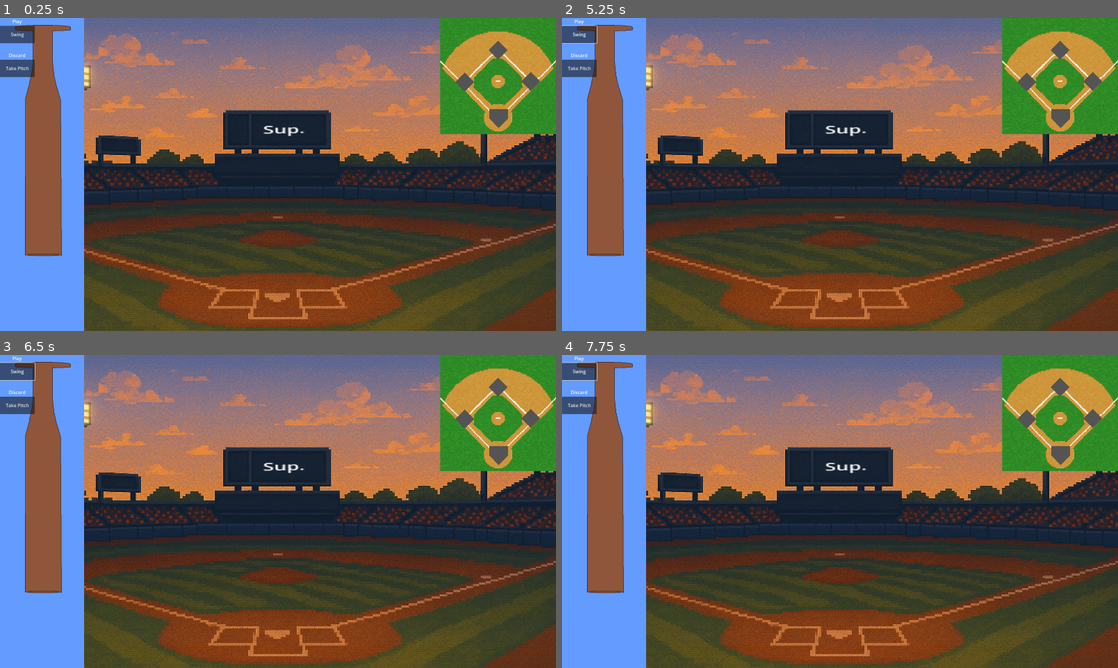
Above: before the commit, frames 1-4 (two rows, left to right).
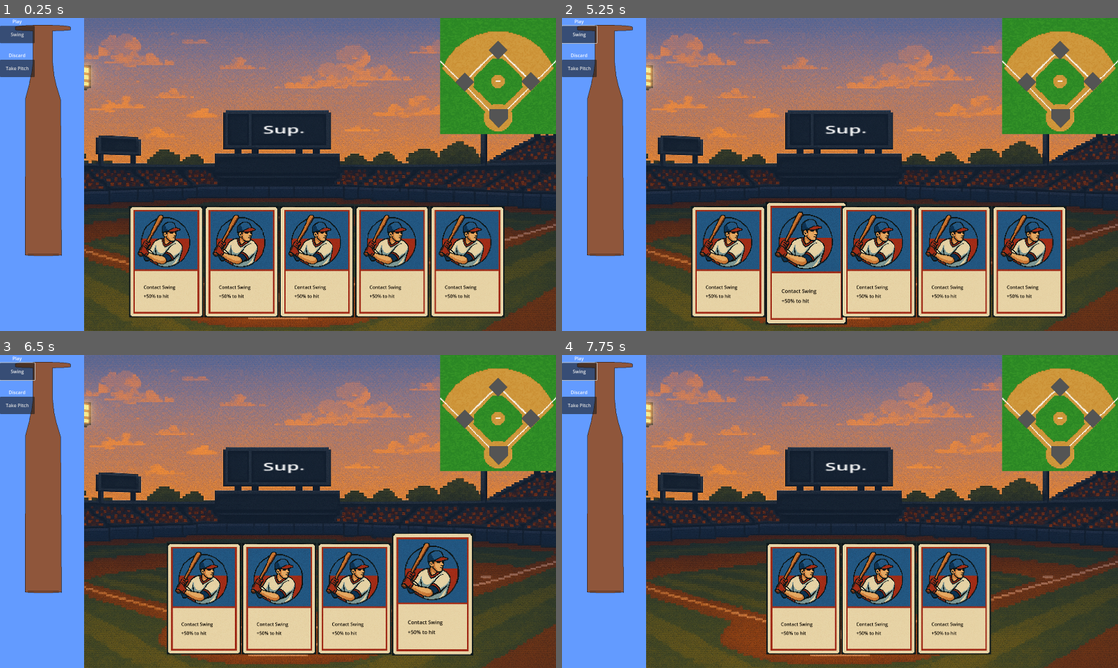
Above: after the commit, the same moments.

Repository: cubsr/batro
Game: Godot game, scene res://Main.tscn
The game is run twice, just before and just after one commit, with the same random seed, the same clock (stepped at 60 frames per second) and the same inputs.
Inputs (mouse positions are in pixels of both pictures, inside the frame that each line leads up to):
- Up to frame 1 (0.25 s): no input
- Up to frame 2 (5.25 s): click "Swing" at 0.5 s; click "Swing" at 1.25 s; click "Swing" at 2 s; tap Enter at 2.75, 4.25 s; move the mouse to (962, 158) at 2.77 s; click (962, 158) at 2.92 s; tap Space at 3.5, 5 s; move the mouse to (728, 190) at 3.52 s; click (728, 190) at 3.67 s; move the mouse to (895, 105) at 4.27 s; click (895, 105) at 4.42 s; move the mouse to (812, 237) at 5.02 s; click (812, 237) at 5.17 s
- Up to frame 3 (6.5 s): tap Enter at 5.75 s; move the mouse to (444, 558) at 5.77 s; click (444, 558) at 5.92 s
- Up to frame 4 (7.75 s): tap Space at 6.5 s; move the mouse to (673, 464) at 6.52 s; click (673, 464) at 6.67 s; move the mouse to (867, 511) at 7.27 s; click (867, 511) at 7.42 s

The runs differ from the first frame. In frame 1, 23% of the frame differs, in the area x 23-91%, y 60-96%; in frame 2, 24%, in the area x 23-91%, y 58-98%; in frame 3, 20%; in frame 4, 14%.

Commit message:
Fix Inheritance
Fixed inheritance so contact card inherits base card and shows basecard visual

Diff:
--- a/Cards/ContactCard.tscn
+++ b/Cards/ContactCard.tscn
@@ -1,12 +1,7 @@
-[gd_scene load_steps=2 format=3 uid="uid://b5m257t436hg2"]
+[gd_scene load_steps=3 format=3 uid="uid://53huot2gcg06"]
 
-[ext_resource type="Script" uid="uid://bwon1g41lvpyp" path="res://Cards/contact_card.gd" id="1_g2k01"]
+[ext_resource type="PackedScene" uid="uid://rrcsvv2vp447" path="res://Card.tscn" id="1_g2k01"]
+[ext_resource type="Script" uid="uid://bid88l1xbeqq6" path="res://Cards/contact_card.gd" id="2_fwbl3"]
 
-[node name="ContactCard" type="Control"]
-layout_mode = 3
-anchors_preset = 15
-anchor_right = 1.0
-anchor_bottom = 1.0
-grow_horizontal = 2
-grow_vertical = 2
-script = ExtResource("1_g2k01")
+[node name="Card" instance=ExtResource("1_g2k01")]
+script = ExtResource("2_fwbl3")
--- a/Cards/contact_card.gd
+++ b/Cards/contact_card.gd
@@ -1,5 +1,7 @@
 extends BaseCard
 class_name ContactCard
+func _ready():
+	super._ready()  # If needed
 
 func create_card() -> void:
 	var descString = "+50% to hit"
Not shown, changed: Cards/contact_card.gd.uid
